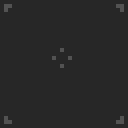
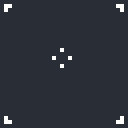
Layered file, before and after one edit (w=128, h=128). Changes by layer:
"Layer 2": opacity 20% → 100% over [4, 4, 124, 124]
painted on "Layer 1" over [0, 0, 128, 128]
